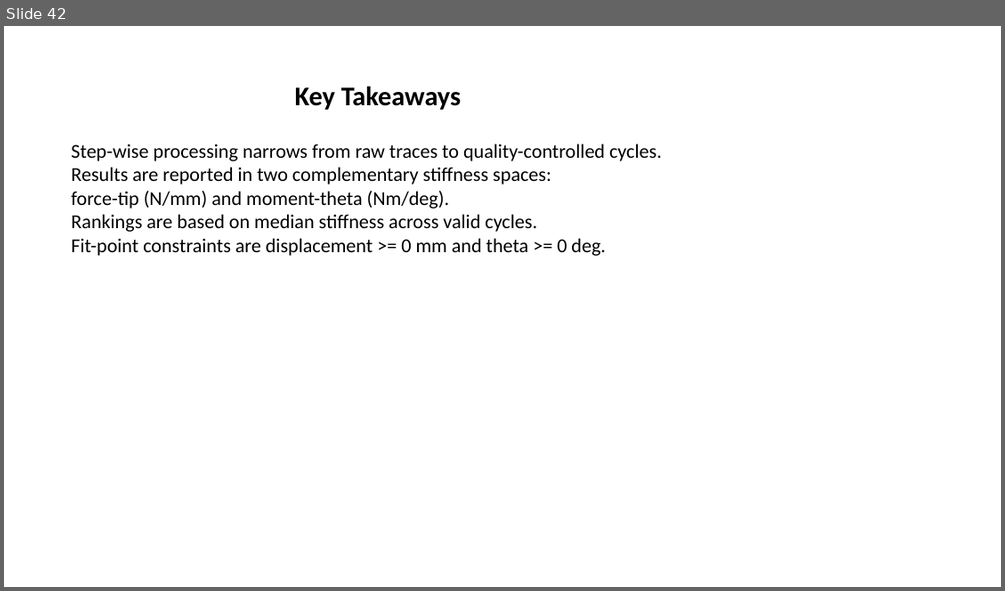
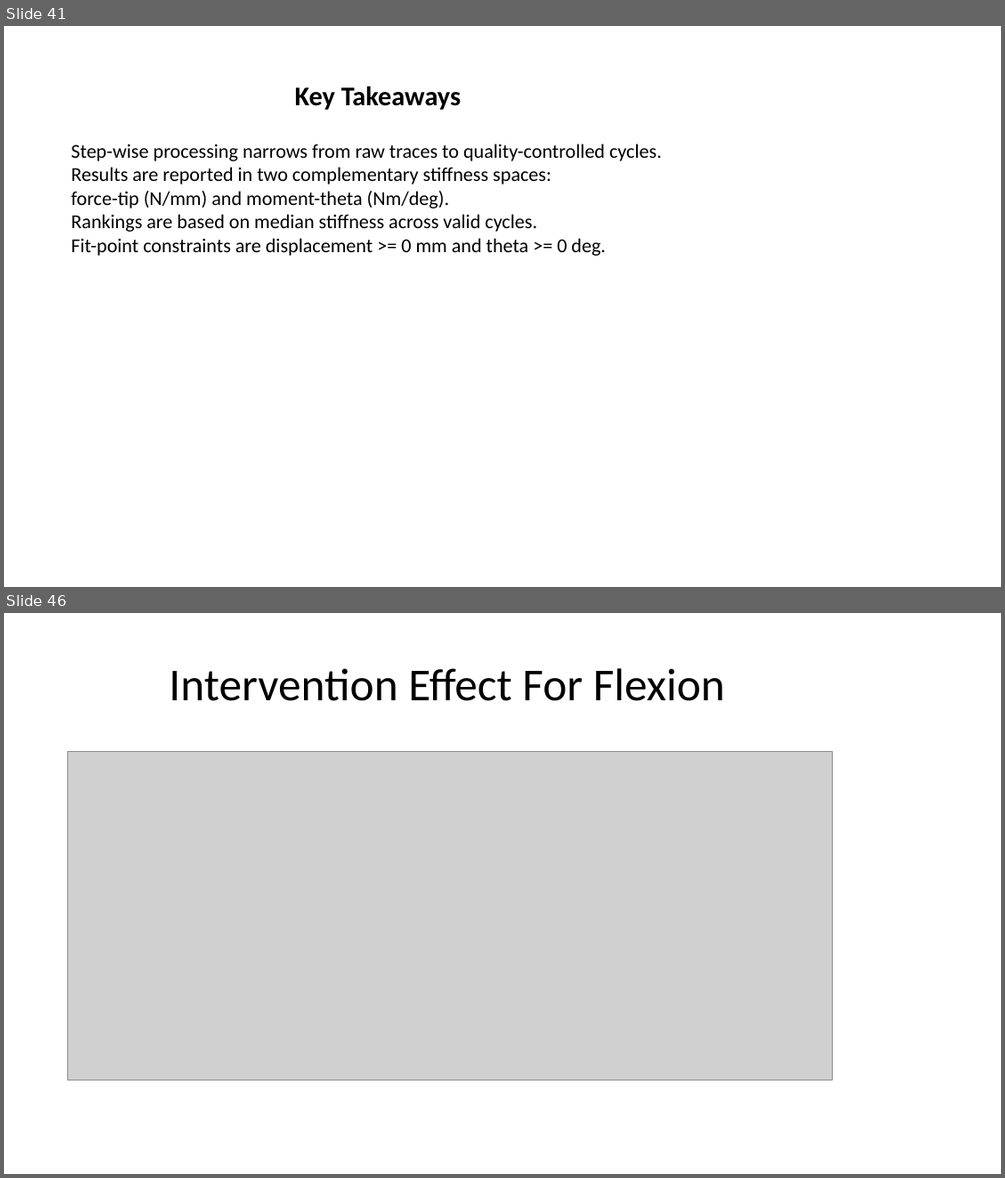
Before and after one commit to rbayoglu-glo/smart_instruments, a slide deck: output/cadaveric_testing_summary.pptx. Shown one above the other, each under a label of ours: slide 42 before the commit, slides 41 and 46 after it; the slides between them are not shown. The pictures are 1005x591 and 1005x1178 pixels, drawn with LibreOffice and Linux fonts; fonts in the diff are those of the drawing; grey boxes stand for pictures. Boxes give left, top, right and bottom in pixels: in the first picture for what was removed or moved away, otherwise in the second. Text is boxed around its words. In the diff, an @@ line names an element or a change of style, - is before the commit and + after.

```diff
--- a/output/cadaveric_testing_summary.pptx
+++ b/output/cadaveric_testing_summary.pptx
@@ slide 46 added at [4,613,1001,1174], background #FFFFFF @@
@@ title added at [169,668,725,701], 44 pt, text #000000 @@
+Intervention Effect For Flexion
@@ picture added at [68,751,833,1079] @@
@@ what was slide 42 is now slide 41 @@
```
Also in this commit, not shown: 11 slides changed, 16 other slides added, 1 slide removed, 21 other files.
